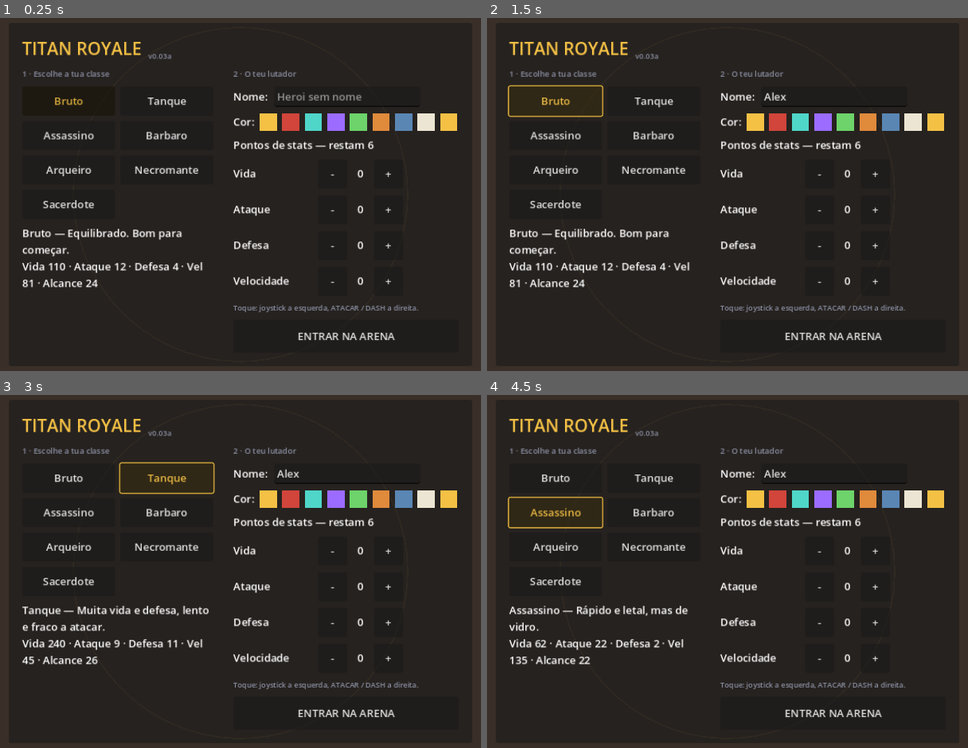
Above: before the commit, frames 1-4 (two rows, left to right).
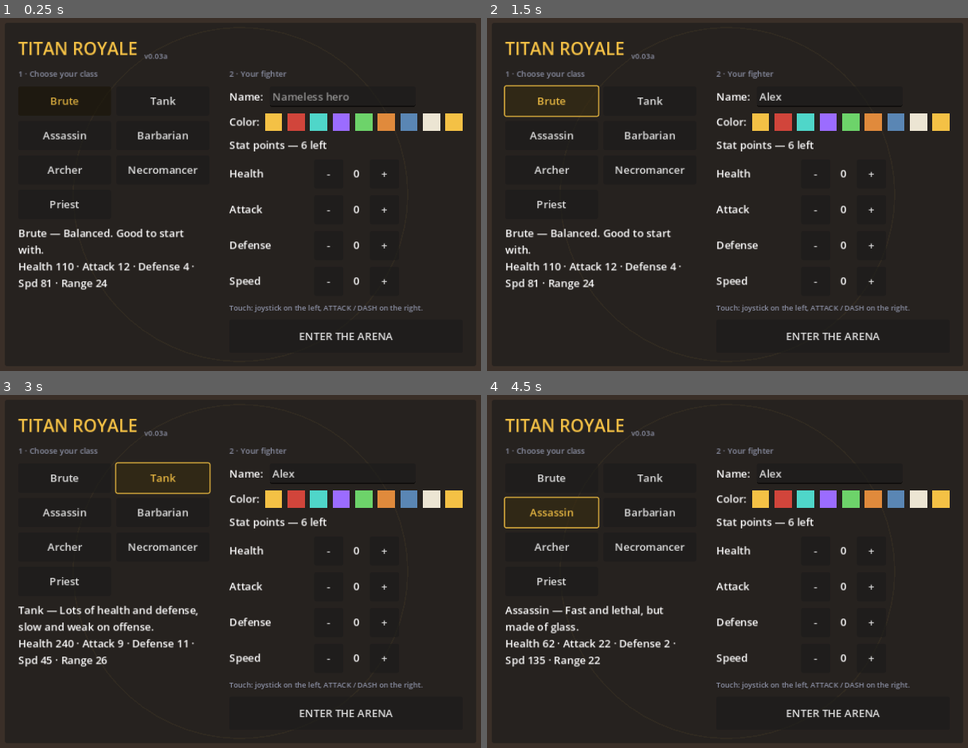
Above: after the commit, the same moments.

Repository: ruicasaisalves/titan-royale
Game: Godot game, scene res://scenes/Main.tscn
Two runs of this game, one before a commit and one after it. Both use one fixed random seed, a clock stepped at 60 frames per second and the inputs below.
Inputs (mouse positions are in pixels of both pictures, inside the frame that each line leads up to):
- Up to frame 1 (0.25 s): no input
- Up to frame 2 (1.5 s): click (833, 95) at 0.52 s; type "Alex" at 0.6 s; click (554, 102) at 1.25 s, where only the run before the commit has a clickable "Bruto"
- Up to frame 3 (3 s): click (62, 479) at 2 s, where only the run after the commit has a clickable "Brute"; click (168, 479) at 2.75 s, where only the run before the commit has a clickable "Tanque"
- Up to frame 4 (4.5 s): click (650, 479) at 3.5 s, where only the run after the commit has a clickable "Tank"; click (554, 511) at 4.25 s, where only the run before the commit has a clickable "Assassino"

The runs differ from the first frame. In frame 1, 6.8% of the frame differs, in the area x 3-97%, y 6-92%; in frame 2, 6.8%; in frame 3, 7.2%; in frame 4, 6.9%.

Commit message:
Add PT/EN localization with system-language detection
The game now ships in Portuguese and English only: a new Loc autoload
detects the system language at startup (pt -> Portuguese, everyone else
-> English) and holds every player-facing string as a {pt, en} entry.
All UI text in Main.gd and the phase/banner strings in Arena.gd now go
through Loc.t(), and class names/descriptions in Archetypes.DATA became
localized dicts read via Arch.disp()/Arch.role() (the DATA keys stay as
internal class identifiers). Also fixes the victory banner, which now
reads the properly accented "VITÓRIA" / "%s é o último titã!".

Co-Authored-By: Claude Opus 4.8 <noreply@anthropic.com>
Claude-Session: https://claude.ai/code/session_01C8M7UENX3dzYfcT4jyVMtX

Diff:
--- a/project.godot
+++ b/project.godot
@@ -14,6 +14,7 @@
 
 [autoload]
 
+Loc="*res://scripts/Loc.gd"
 Arch="*res://scripts/Archetypes.gd"
 Touch="*res://scripts/TouchInput.gd"
 
--- a/scripts/Archetypes.gd
+++ b/scripts/Archetypes.gd
@@ -5,45 +5,63 @@
 #  encaixar no ciclo baseado em delta do Godot.
 # ============================================================
 
+# As chaves ("Bruto", "Assassino"...) são identificadores internos (em inglês
+# nas outras partes do código continuam a ser estas chaves). O nome e a
+# descrição mostrados ao jogador vêm de "name"/"role", localizados via Loc.lang.
 const DATA := {
 	"Bruto": {
 		"hp": 110.0, "atk": 12.0, "def": 4.0, "speed": 81.0, "range": 24.0,
 		"cd": 0.63, "size": 8.5, "color": Color("c9d1e0"),
-		"role": "Equilibrado. Bom para começar.",
+		"name": {"pt": "Bruto", "en": "Brute"},
+		"role": {"pt": "Equilibrado. Bom para começar.", "en": "Balanced. Good to start with."},
 	},
 	"Tanque": {
 		"hp": 240.0, "atk": 9.0, "def": 11.0, "speed": 45.0, "range": 26.0,
 		"cd": 0.97, "size": 11.5, "color": Color("5a86b4"),
-		"role": "Muita vida e defesa, lento e fraco a atacar.",
+		"name": {"pt": "Tanque", "en": "Tank"},
+		"role": {"pt": "Muita vida e defesa, lento e fraco a atacar.", "en": "Lots of health and defense, slow and weak on offense."},
 	},
 	"Assassino": {
 		"hp": 62.0, "atk": 22.0, "def": 2.0, "speed": 135.0, "range": 22.0,
 		"cd": 0.43, "size": 7.5, "color": Color("d1453b"),
-		"role": "Rápido e letal, mas de vidro.",
+		"name": {"pt": "Assassino", "en": "Assassin"},
+		"role": {"pt": "Rápido e letal, mas de vidro.", "en": "Fast and lethal, but made of glass."},
 	},
 	"Barbaro": {
 		"hp": 150.0, "atk": 17.0, "def": 6.0, "speed": 66.0, "range": 30.0,
 		"cd": 0.77, "size": 10.0, "color": Color("e08a3c"),
-		"role": "Dano alto e resistência sólida.",
+		"name": {"pt": "Bárbaro", "en": "Barbarian"},
+		"role": {"pt": "Dano alto e resistência sólida.", "en": "High damage and solid toughness."},
 	},
 	"Arqueiro": {
 		"hp": 80.0, "atk": 15.0, "def": 3.0, "speed": 87.0, "range": 150.0,
 		"cd": 1.10, "size": 8.0, "color": Color("4fd6c9"),
-		"role": "Ataca de longe. Frágil ao corpo-a-corpo.",
+		"name": {"pt": "Arqueiro", "en": "Archer"},
+		"role": {"pt": "Ataca de longe. Frágil ao corpo-a-corpo.", "en": "Attacks from afar. Fragile in melee."},
 	},
 	"Necromante": {
 		"hp": 95.0, "atk": 11.0, "def": 3.0, "speed": 72.0, "range": 130.0,
 		"cd": 1.07, "size": 9.0, "color": Color("7ac74f"),
-		"role": "25% de erguer um zombie ao matar (10% dos stats).",
+		"name": {"pt": "Necromante", "en": "Necromancer"},
+		"role": {"pt": "25% de erguer um zombie ao matar (10% dos stats).", "en": "25% chance to raise a zombie on kill (10% of stats)."},
 		"necro": true,
 	},
 	"Sacerdote": {
 		"hp": 70.0, "atk": 8.0, "def": 4.0, "speed": 78.0, "range": 100.0,
 		"cd": 1.00, "size": 8.5, "color": Color("efe3a8"),
-		"role": "Ataque/vida baixos, regenera 1% de vida / 5s.",
+		"name": {"pt": "Sacerdote", "en": "Priest"},
+		"role": {"pt": "Ataque/vida baixos, regenera 1% de vida / 5s.", "en": "Low attack/health, regenerates 1% health / 5s."},
 		"regen": 0.01, "regen_every": 5.0,
 	},
 }
 
 func names() -> Array:
 	return DATA.keys()
+
+# Nome da classe no idioma atual (a partir da chave interna).
+func disp(cls: String) -> String:
+	return DATA[cls]["name"][Loc.lang]
+
+# Descrição da classe no idioma atual.
+func role(cls: String) -> String:
+	return DATA[cls]["role"][Loc.lang]
--- a/scripts/Arena.gd
+++ b/scripts/Arena.gd
@@ -62,7 +62,7 @@
 		var cls: String = class_names[randi() % class_names.size()]
 		_add_fighter(_make_fighter(cls))
 	running = true
-	phase_changed.emit("Royale")
+	phase_changed.emit(Loc.t("phase_royale"))
 	alive_changed.emit(contenders_alive().size())
 
 func _add_fighter(f) -> void:
@@ -106,7 +106,7 @@
 	f.cd = max(0.27, a["cd"] * 0.6)
 	f.size = max(9.0, a["size"])
 	f.color = cfg["color"]
-	f.display_name = cfg["name"] if cfg["name"] != "" else "TU"
+	f.display_name = cfg["name"] if cfg["name"] != "" else Loc.t("default_name")
 	f.position = world_size / 2.0
 	return f
 
@@ -191,7 +191,7 @@
 	# morte do jogador
 	if player != null and _player_prev_alive and not player.alive:
 		var place: int = contenders_alive().size() + 1
-		show_banner.emit("Eliminado", "Ficaste em #%d" % place, true)
+		show_banner.emit(Loc.t("banner_eliminated_big"), Loc.t("banner_eliminated_sub", [place]), true)
 	_player_prev_alive = (player != null and player.alive)
 
 func _apply_movement(f, it: Intent, delta: float) -> void:
@@ -325,7 +325,7 @@
 	if contenders_alive().size() <= 6:
 		phase = Phase.TRANSITION
 		transition_timer = 1.2
-		show_banner.emit("Top 6", "A arena desperta...", false)
+		show_banner.emit(Loc.t("banner_top6_big"), Loc.t("banner_top6_sub"), false)
 
 func _transition_step(delta: float) -> void:
 	transition_timer -= delta
@@ -361,7 +361,7 @@
 		f.cd_timer = randf_range(0.0, f.cd)
 	phase = Phase.TITAN
 	arena_tint = 1.0
-	phase_changed.emit("Titas")
+	phase_changed.emit(Loc.t("phase_titans"))
 
 func _check_victory() -> void:
 	if contenders_alive().size() <= 1:
@@ -370,9 +370,9 @@
 		var alive_c: Array = contenders_alive()
 		var w = alive_c[0] if alive_c.size() == 1 else null
 		if w != null and w.is_player():
-			show_banner.emit("VITORIA", "%s e o ultimo tita!" % w.display_name, false)
+			show_banner.emit(Loc.t("banner_victory_big"), Loc.t("banner_victory_sub", [w.display_name]), false)
 		else:
-			show_banner.emit("Fim", ("%s venceu" % w.cls) if w != null else "-", false)
+			show_banner.emit(Loc.t("banner_end_big"), Loc.t("banner_end_sub", [Arch.disp(w.cls)]) if w != null else "-", false)
 
 # ---------- utilitários ----------
 func contenders_alive() -> Array:
--- /dev/null
+++ b/scripts/Loc.gd
@@ -0,0 +1,80 @@
+extends Node
+# ============================================================
+#  Localização (autoload "Loc").
+#  O jogo só está disponível em português e inglês: deteta o
+#  idioma do sistema no arranque e usa "pt" para quem tem o
+#  sistema em português; todos os outros jogam em "en".
+#
+#  Uso:
+#    Loc.t("chave")               -> string no idioma atual
+#    Loc.t("chave", [arg1, arg2]) -> formata com % (como printf)
+# ============================================================
+
+var lang: String = "en"
+
+const STRINGS := {
+	# ---- ecrã de criação ----
+	"creation_class_title": {"pt": "1 · Escolhe a tua classe", "en": "1 · Choose your class"},
+	"creation_fighter_title": {"pt": "2 · O teu lutador", "en": "2 · Your fighter"},
+	"name_label": {"pt": "Nome:", "en": "Name:"},
+	"name_placeholder": {"pt": "Heroi sem nome", "en": "Nameless hero"},
+	"color_label": {"pt": "Cor:", "en": "Color:"},
+	"hint_touch": {
+		"pt": "Toque: joystick a esquerda, ATACAR / DASH a direita.",
+		"en": "Touch: joystick on the left, ATTACK / DASH on the right.",
+	},
+	"hint_keyboard": {
+		"pt": "WASD/setas mover · espaco atacar · shift dash · ou arrasta o rato",
+		"en": "WASD/arrows move · space attack · shift dash · or drag the mouse",
+	},
+	"enter_arena": {"pt": "ENTRAR NA ARENA", "en": "ENTER THE ARENA"},
+
+	# ---- stats ----
+	"stat_hp": {"pt": "Vida", "en": "Health"},
+	"stat_atk": {"pt": "Ataque", "en": "Attack"},
+	"stat_def": {"pt": "Defesa", "en": "Defense"},
+	"stat_spd": {"pt": "Velocidade", "en": "Speed"},
+	"points_left": {"pt": "Pontos de stats — restam %d", "en": "Stat points — %d left"},
+	"stats_line": {
+		"pt": "%s — %s\nVida %d · Ataque %d · Defesa %d · Vel %d · Alcance %d",
+		"en": "%s — %s\nHealth %d · Attack %d · Defense %d · Spd %d · Range %d",
+	},
+
+	# ---- HUD ----
+	"hud_alive": {"pt": "Vivos: %d", "en": "Alive: %d"},
+	"hud_phase": {"pt": "Fase: %s", "en": "Phase: %s"},
+	"phase_royale": {"pt": "Royale", "en": "Royale"},
+	"phase_titans": {"pt": "Titãs", "en": "Titans"},
+	"gear_weapons": {"pt": "Armas x%d (+%d%%)  ", "en": "Weapons x%d (+%d%%)  "},
+	"gear_armor": {"pt": "Armadura  ", "en": "Armor  "},
+	"gear_heal": {"pt": "Cura x%d  ", "en": "Heal x%d  "},
+	"gear_crit": {"pt": "Crit x%d", "en": "Crit x%d"},
+
+	# ---- controlos táteis ----
+	"btn_attack": {"pt": "ATACAR", "en": "ATTACK"},
+	"btn_dash": {"pt": "DASH", "en": "DASH"},
+
+	# ---- banners ----
+	"banner_eliminated_big": {"pt": "Eliminado", "en": "Eliminated"},
+	"banner_eliminated_sub": {"pt": "Ficaste em #%d", "en": "You placed #%d"},
+	"banner_top6_big": {"pt": "Top 6", "en": "Top 6"},
+	"banner_top6_sub": {"pt": "A arena desperta...", "en": "The arena awakens..."},
+	"banner_victory_big": {"pt": "VITÓRIA", "en": "VICTORY"},
+	"banner_victory_sub": {"pt": "%s é o último titã!", "en": "%s is the last titan!"},
+	"banner_end_big": {"pt": "Fim", "en": "End"},
+	"banner_end_sub": {"pt": "%s venceu", "en": "%s won"},
+
+	# ---- outros ----
+	"default_name": {"pt": "TU", "en": "YOU"},
+}
+
+func _ready() -> void:
+	# get_locale_language() devolve só o código base (ex.: "pt", "en").
+	lang = "pt" if OS.get_locale_language() == "pt" else "en"
+
+func t(key: String, args: Array = []) -> String:
+	var entry: Dictionary = STRINGS.get(key, {})
+	var s: String = entry.get(lang, entry.get("en", key))
+	if args.is_empty():
+		return s
+	return s % args
--- a/scripts/Main.gd
+++ b/scripts/Main.gd
@@ -52,7 +52,7 @@
 	if hud_root.visible and arena.player != null and arena.player.alive:
 		var p = arena.player
 		hp_fill.size.x = hp_fill.get_parent().size.x * clamp(p.hp / p.max_hp, 0.0, 1.0)
-		hp_label.text = "%s  ·  %s" % [p.display_name, p.cls]
+		hp_label.text = "%s  ·  %s" % [p.display_name, Arch.disp(p.cls)]
 		hud_gear.text = _gear_text(p)
 
 func _gear_text(p) -> String:
@@ -61,16 +61,16 @@
 		var sum := 0
 		for w in p.weapons:
 			sum += int(w)
-		s += "Armas x%d (+%d%%)  " % [p.weapons.size(), sum]
+		s += Loc.t("gear_weapons", [p.weapons.size(), sum])
 	if p.has_armor:
-		s += "Armadura  "
+		s += Loc.t("gear_armor")
 	var h := 0
 	var cr := 0
 	for a in p.amulets:
 		if a == "heal": h += 1
 		else: cr += 1
-	if h > 0: s += "Cura x%d  " % h
-	if cr > 0: s += "Crit x%d" % cr
+	if h > 0: s += Loc.t("gear_heal", [h])
+	if cr > 0: s += Loc.t("gear_crit", [cr])
 	return s
 
 # ============ ECRÃ DE CRIAÇÃO ============
@@ -122,7 +122,7 @@
 	cols.add_child(right)
 
 	# ---- coluna esquerda: classes ----
-	left.add_child(_title("1 · Escolhe a tua classe", 12, Color("8a8fa3")))
+	left.add_child(_title(Loc.t("creation_class_title"), 12, Color("8a8fa3")))
 	var grid := GridContainer.new()
 	grid.columns = 2
 	grid.add_theme_constant_override("h_separation", 8)
@@ -130,7 +130,7 @@
 	left.add_child(grid)
 	for cls in Arch.names():
 		var b := Button.new()
-		b.text = cls
+		b.text = Arch.disp(cls)
 		b.custom_minimum_size = Vector2(140, 44)
 		b.pressed.connect(_select_class.bind(cls))
 		grid.add_child(b)
@@ -142,16 +142,16 @@
 	left.add_child(stats_label)
 
 	# ---- coluna direita: o teu lutador ----
-	right.add_child(_title("2 · O teu lutador", 12, Color("8a8fa3")))
+	right.add_child(_title(Loc.t("creation_fighter_title"), 12, Color("8a8fa3")))
 
 	var name_row := HBoxContainer.new()
 	name_row.add_theme_constant_override("separation", 10)
 	right.add_child(name_row)
 	var nlbl := Label.new()
-	nlbl.text = "Nome:"
+	nlbl.text = Loc.t("name_label")
 	name_row.add_child(nlbl)
 	var line := LineEdit.new()
-	line.placeholder_text = "Heroi sem nome"
+	line.placeholder_text = Loc.t("name_placeholder")
 	line.max_length = 14
 	line.custom_minimum_size = Vector2(220, 0)
 	line.text_changed.connect(func(t): cfg["name"] = t.strip_edges())
@@ -161,7 +161,7 @@
 	color_row.add_theme_constant_override("separation", 8)
 	right.add_child(color_row)
 	var clbl := Label.new()
-	clbl.text = "Cor:"
+	clbl.text = Loc.t("color_label")
 	color_row.add_child(clbl)
 	for hex in PALETTE:
 		var sw := ColorRect.new()
@@ -185,12 +185,11 @@
 	hint.add_theme_color_override("font_color", Color("8a8fa3"))
 	hint.autowrap_mode = TextServer.AUTOWRAP_WORD_SMART
 	hint.custom_minimum_size = Vector2(340, 0)
-	hint.text = ("Toque: joystick a esquerda, ATACAR / DASH a direita."
-		if Touch.enabled else "WASD/setas mover · espaco atacar · shift dash · ou arrasta o rato")
+	hint.text = Loc.t("hint_touch") if Touch.enabled else Loc.t("hint_keyboard")
 	right.add_child(hint)
 
 	var start := Button.new()
-	start.text = "ENTRAR NA ARENA"
+	start.text = Loc.t("enter_arena")
 	start.custom_minimum_size = Vector2(0, 50)
 	start.pressed.connect(_start_game)
 	right.add_child(start)
@@ -205,7 +204,7 @@
 	return l
 
 func _point_row(key: String) -> HBoxContainer:
-	var labels := {"hp": "Vida", "atk": "Ataque", "def": "Defesa", "spd": "Velocidade"}
+	var labels := {"hp": Loc.t("stat_hp"), "atk": Loc.t("stat_atk"), "def": Loc.t("stat_def"), "spd": Loc.t("stat_spd")}
 	var row := HBoxContainer.new()
 	row.add_theme_constant_override("separation", 8)
 	var name_l := Label.new()
@@ -244,7 +243,7 @@
 	_refresh_points()
 
 func _refresh_points() -> void:
-	points_left_label.text = "Pontos de stats — restam %d" % (TOTAL_POINTS - _points_used())
+	points_left_label.text = Loc.t("points_left", [TOTAL_POINTS - _points_used()])
 	for key in point_value_labels:
 		point_value_labels[key].text = str(cfg["points"][key])
 
@@ -258,9 +257,9 @@
 	for name in class_buttons:
 		class_buttons[name].modulate = Color("f4c145") if name == cls else Color.WHITE
 	var a: Dictionary = Arch.DATA[cls]
-	stats_label.text = "%s — %s\nVida %d · Ataque %d · Defesa %d · Vel %d · Alcance %d" % [
-		cls, a["role"], int(a["hp"]), int(a["atk"]), int(a["def"]), int(a["speed"]), int(a["range"])
-	]
+	stats_label.text = Loc.t("stats_line", [
+		Arch.disp(cls), Arch.role(cls), int(a["hp"]), int(a["atk"]), int(a["def"]), int(a["speed"]), int(a["range"])
+	])
 
 # ============ HUD ============
 func _build_hud() -> void:
@@ -277,9 +276,9 @@
 	top_box.mouse_filter = Control.MOUSE_FILTER_IGNORE
 	top_box.add_theme_constant_override("separation", 2)
 	hud_root.add_child(top_box)
-	hud_alive = _hud_label("Vivos: %d" % (Arena.OPPONENTS + 1), 20, Color("ece5d3"))
+	hud_alive = _hud_label(Loc.t("hud_alive", [Arena.OPPONENTS + 1]), 20, Color("ece5d3"))
 	top_box.add_child(hud_alive)
-	hud_phase = _hud_label("Fase: Royale", 15, Color("8a8fa3"))
+	hud_phase = _hud_label(Loc.t("hud_phase", [Loc.t("phase_royale")]), 15, Color("8a8fa3"))
 	top_box.add_child(hud_phase)
 	hud_gear = _hud_label("", 14, Color("f4c145"))
 	top_box.add_child(hud_gear)
@@ -338,14 +337,14 @@
 	hud_root.add_child(joy)
 
 	var atk := HudTouchButton.new()
-	atk.label = "ATACAR"
+	atk.label = Loc.t("btn_attack")
 	atk.target = "attack"
 	atk.color = Color("d1453b")
 	_anchor_bottom(atk, 30.0, 68.0, 68.0, BOTTOM, true)
 	hud_root.add_child(atk)
 
 	var dash := HudTouchButton.new()
-	dash.label = "DASH"
+	dash.label = Loc.t("btn_dash")
 	dash.target = "dash"
 	dash.color = Color("4fd6c9")
 	_anchor_bottom(dash, 114.0, 68.0, 68.0, BOTTOM + 40.0, true)
@@ -382,10 +381,10 @@
 	arena.setup(cfg)
 
 func _on_alive_changed(n: int) -> void:
-	hud_alive.text = "Vivos: %d" % n
+	hud_alive.text = Loc.t("hud_alive", [n])
 
 func _on_phase_changed(name: String) -> void:
-	hud_phase.text = "Fase: %s" % name
+	hud_phase.text = Loc.t("hud_phase", [name])
 
 func _on_banner(big: String, sub: String, dead: bool) -> void:
 	banner_big.text = big
@@ -393,7 +392,7 @@
 	banner_sub.text = sub
 	banner_box.visible = true
 	# banners transitórios desaparecem sozinhos; morte/vitória ficam
-	if not dead and big == "Top 6":
+	if not dead and big == Loc.t("banner_top6_big"):
 		await get_tree().create_timer(1.6).timeout
 		if arena.phase == Arena.Phase.TITAN or arena.phase == Arena.Phase.TRANSITION:
 			banner_box.visible = false
Not shown, changed: CLAUDE.md
